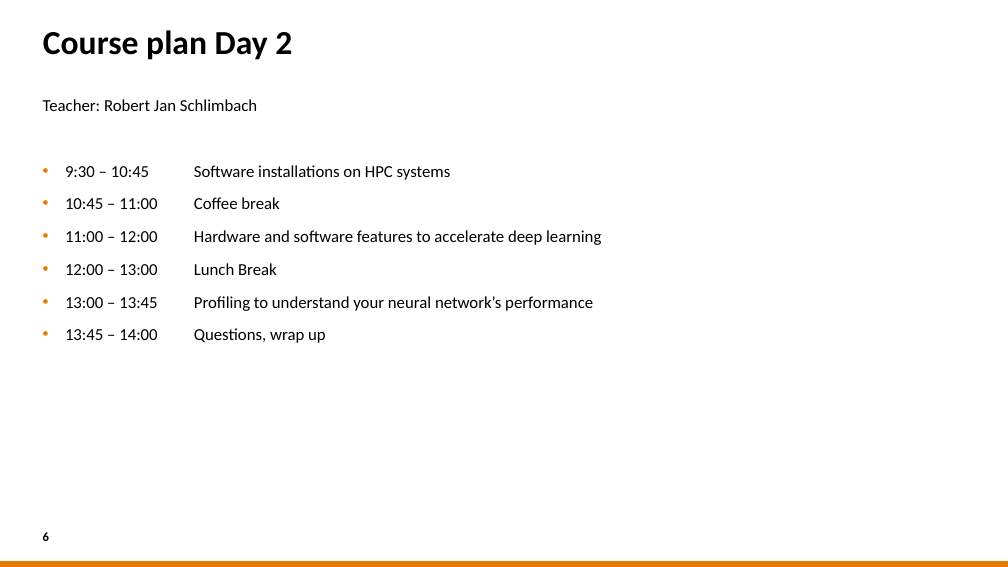
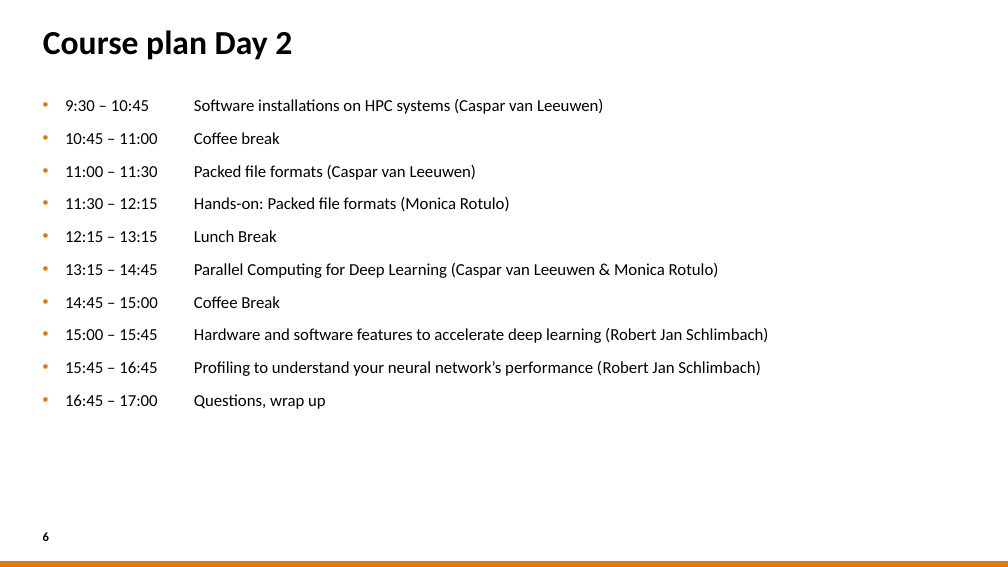
Before and after one commit to sara-nl/Tue_HPDL_2024, a slide deck: slide 6 of Day1/slides/EuroHPC_HPML_welcome.pptx. Drawn at 1008x567 pixels with LibreOffice and Linux fonts; fonts in the diff are those of the drawing; background and template pictures are left out. Boxes give left, top, right and bottom in pixels: in the first picture for what was removed or moved away, otherwise in the second. Text is boxed around its words. In the diff, an @@ line names an element or a change of style, - is before the commit and + after.

```diff
--- a/Day1/slides/EuroHPC_HPML_welcome.pptx
+++ b/Day1/slides/EuroHPC_HPML_welcome.pptx
@@ text at bbox=[65, 99, 604, 114]: text changed @@
-Teacher: Robert Jan Schlimbach
-• 9:30 – 10:45 Software installations on HPC systems
+• 9:30 – 10:45 Software installations on HPC systems (Caspar van Leeuwen)
@@ text at bbox=[65, 165, 768, 409]: text changed @@
-• 11:00 – 12:00 Hardware and software features to accelerate deep learning
-• 12:00 – 13:00 Lunch Break
-• 13:00 – 13:45 Profiling to understand your neural network’s performance
-• 13:45 – 14:00 Questions, wrap up
+• 11:00 – 11:30 Packed file formats (Caspar van Leeuwen)
+• 11:30 – 12:15 Hands-on: Packed file formats (Monica Rotulo)
+• 12:15 – 13:15 Lunch Break
+• 13:15 – 14:45 Parallel Computing for Deep Learning (Caspar van Leeuwen & Monica Rotulo)
+• 14:45 – 15:00 Coffee Break
+• 15:00 – 15:45 Hardware and software features to accelerate deep learning (Robert Jan Schlimbach)
+• 15:45 – 16:45 Profiling to understand your neural network’s performance (Robert Jan Schlimbach)
+• 16:45 – 17:00 Questions, wrap up
```
Also in this commit, not shown: 5 other slides changed, 44 other files.
